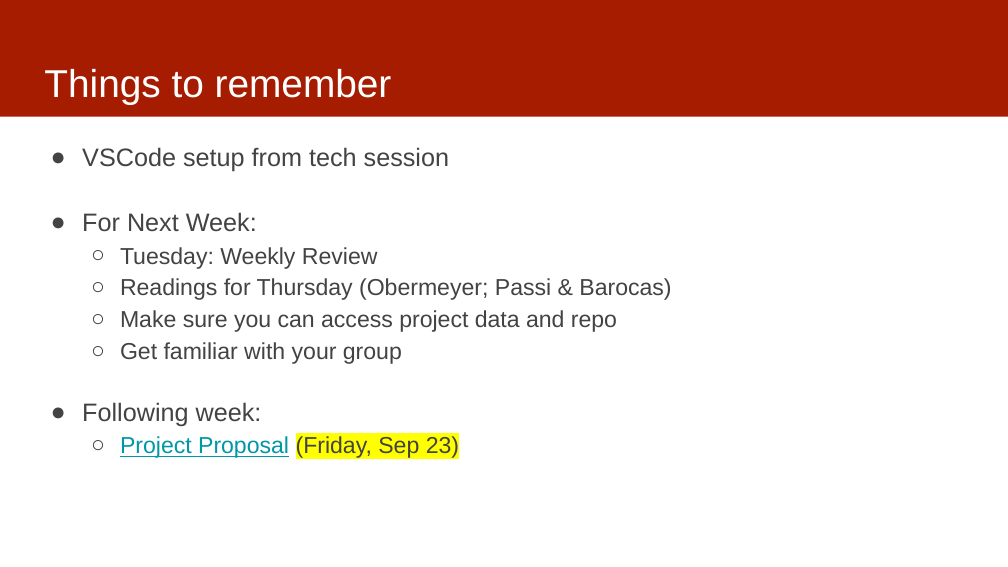
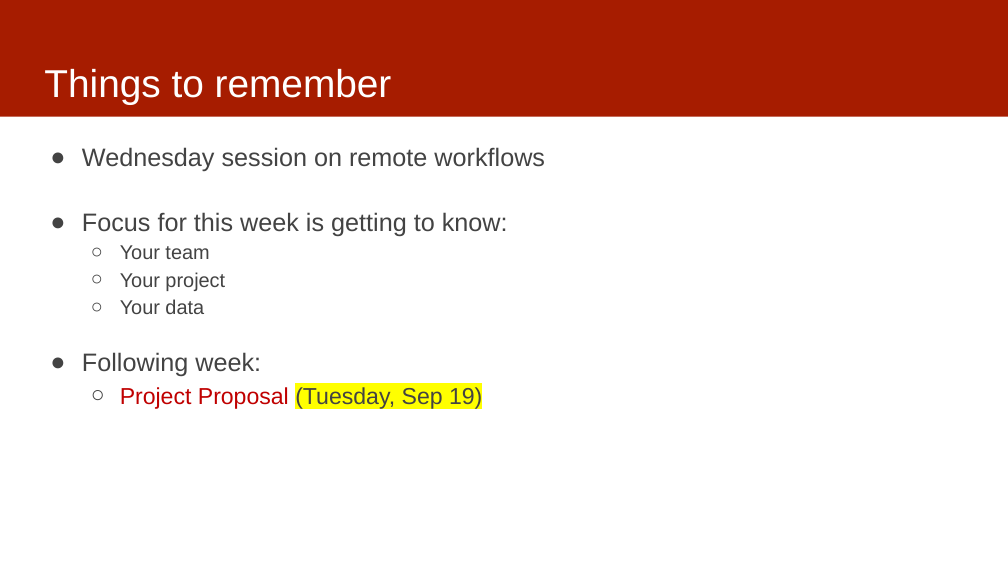
Before and after one commit to dssg/mlforpublicpolicylab, a slide deck: slide 18 of Lectures/03-casestudies.pptx (slide 19 before the commit). Drawn at 1008x567 pixels with LibreOffice and Linux fonts; fonts in the diff are those of the drawing. Boxes give left, top, right and bottom in pixels: in the first picture for what was removed or moved away, otherwise in the second. Text is boxed around its words. In the diff, an @@ line names an element or a change of style, - is before the commit and + after.

```diff
--- a/Lectures/03-casestudies.pptx
+++ b/Lectures/03-casestudies.pptx
@@ text at (x1=82, y1=147, x2=545, y2=314): text changed; size 22 to 24 pt @@
-● VSCode setup from tech session
-● For Next Week:
-  ○ Tuesday: Weekly Review
-  ○ Readings for Thursday (Obermeyer; Passi & Barocas)
-  ○ Make sure you can access project data and repo
-  ○ Get familiar with your group
+● Wednesday session on remote workflows
+● Focus for this week is getting to know:
+  ○ Your team
+  ○ Your project
+  ○ Your data
@@ text at (x1=120, y1=387, x2=482, y2=409): text changed; text colour #0097A7 to #C00000 @@
-  ○ Project Proposal (Friday, Sep 23)
+  ○ Project Proposal (Tuesday, Sep 19)
```
Also in this commit, not shown: 4 other slides changed, 1 slide removed.
